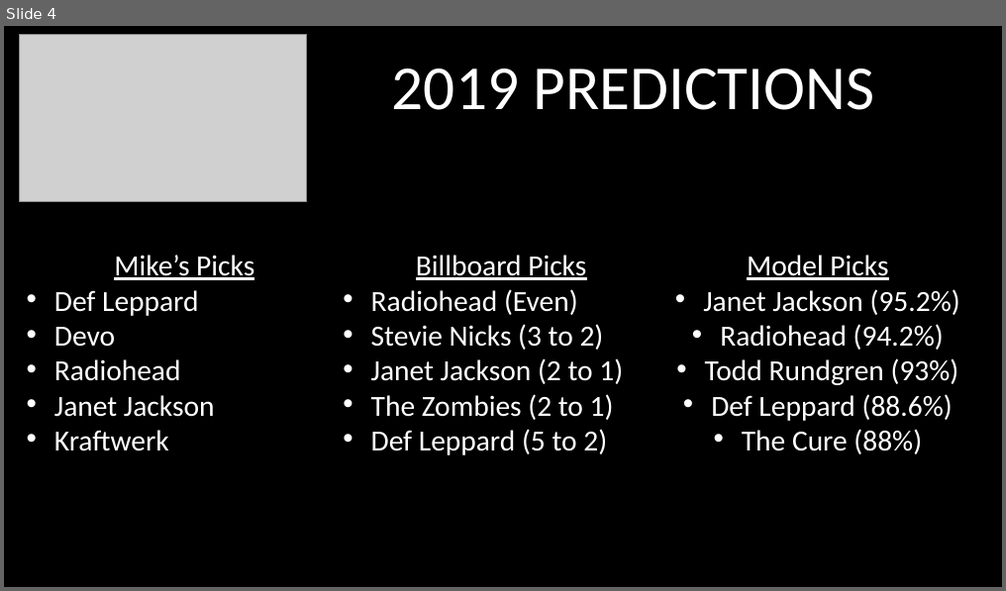
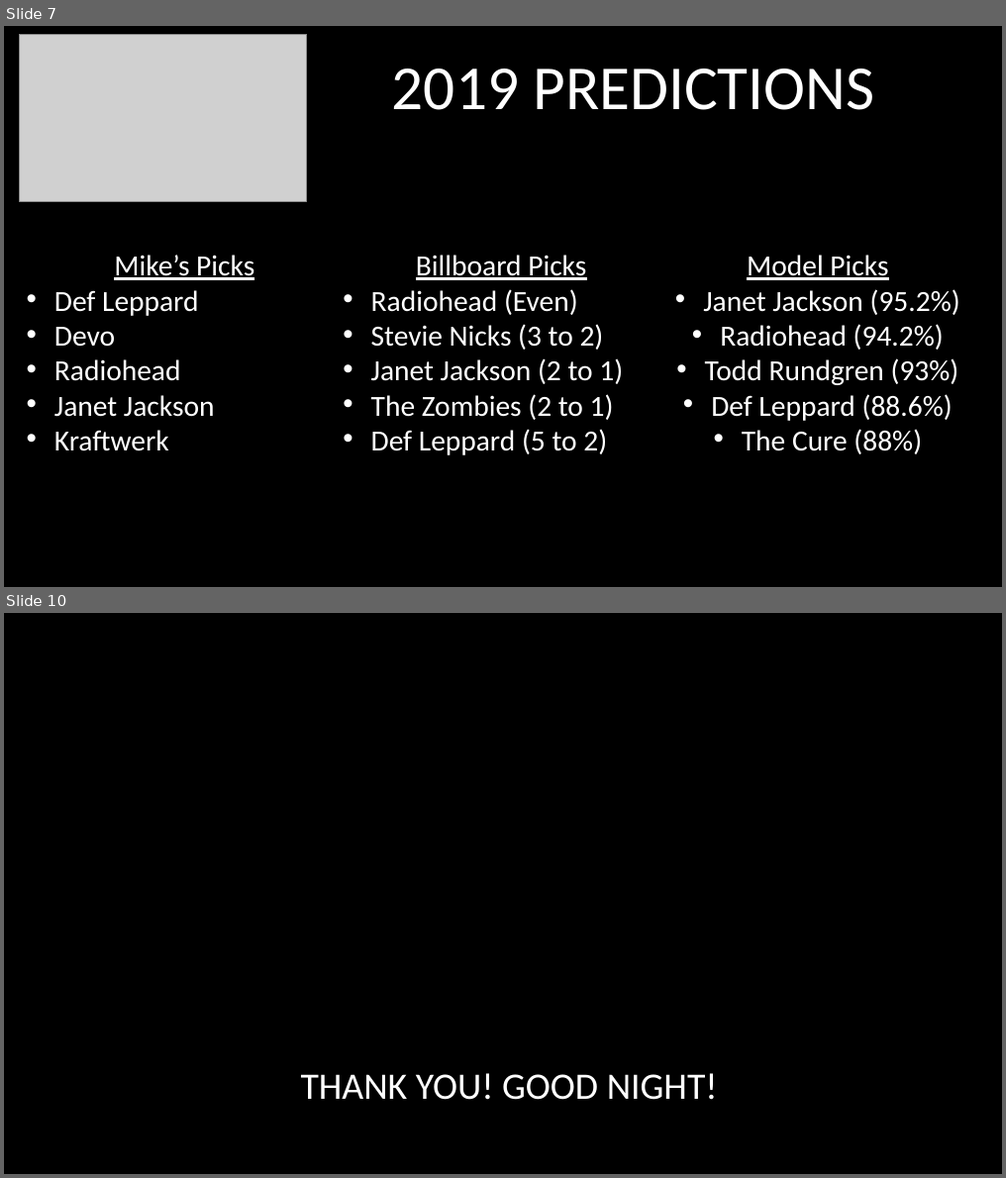
Before and after one commit to mborenstein128/Rock_Hall, a slide deck: RockHall.pptx. Shown one above the other, each under a label of ours: slide 4 before the commit, slides 7 and 10 after it; the slides between them are not shown. The pictures are 1006x591 and 1006x1178 pixels, drawn with LibreOffice and Linux fonts; fonts in the diff are those of the drawing; grey boxes stand for pictures; background and template pictures are left out. Boxes give left, top, right and bottom in pixels: in the first picture for what was removed or moved away, otherwise in the second. Text is boxed around its words. In the diff, an @@ line names an element or a change of style, - is before the commit and + after.

```diff
--- a/RockHall.pptx
+++ b/RockHall.pptx
@@ slide 10 added at <box>4,613,1002,1174</box>, background picture (left out) @@
@@ title added at <box>301,1073,718,1100</box>, 36 pt, text #FFFFFF @@
+THANK YOU! GOOD NIGHT!
@@ what was slide 4 is now slide 7 @@
```
Also in this commit, not shown: 1 slide changed, 5 other slides added.
